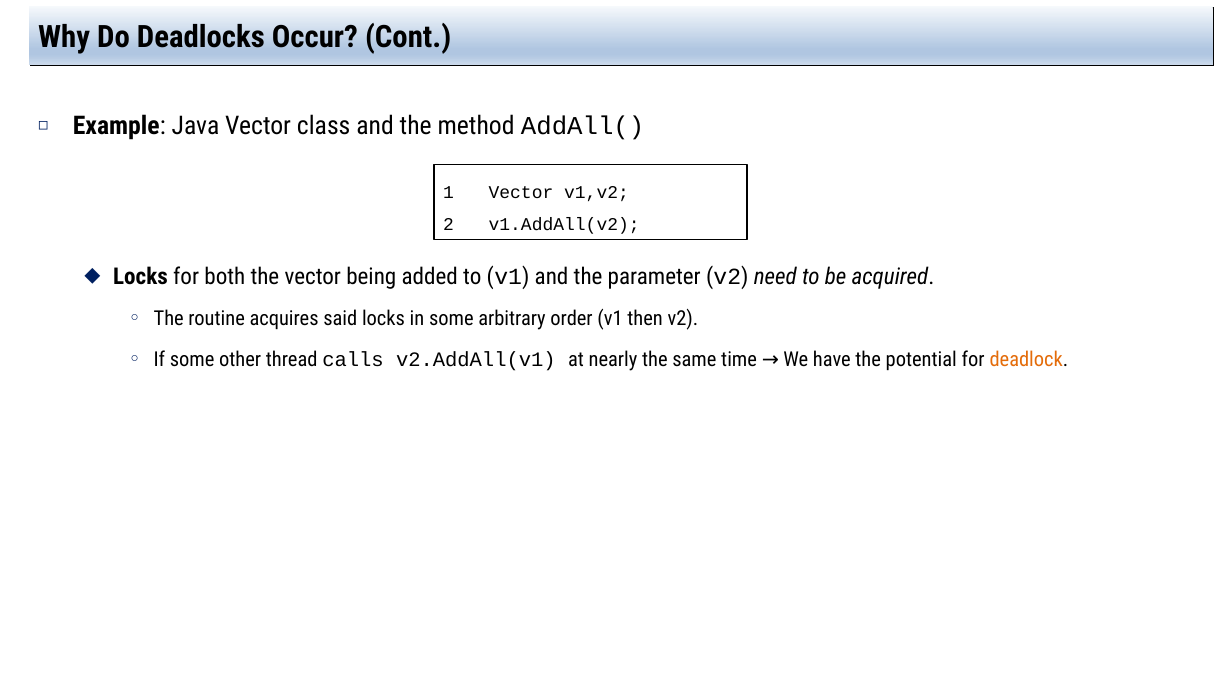
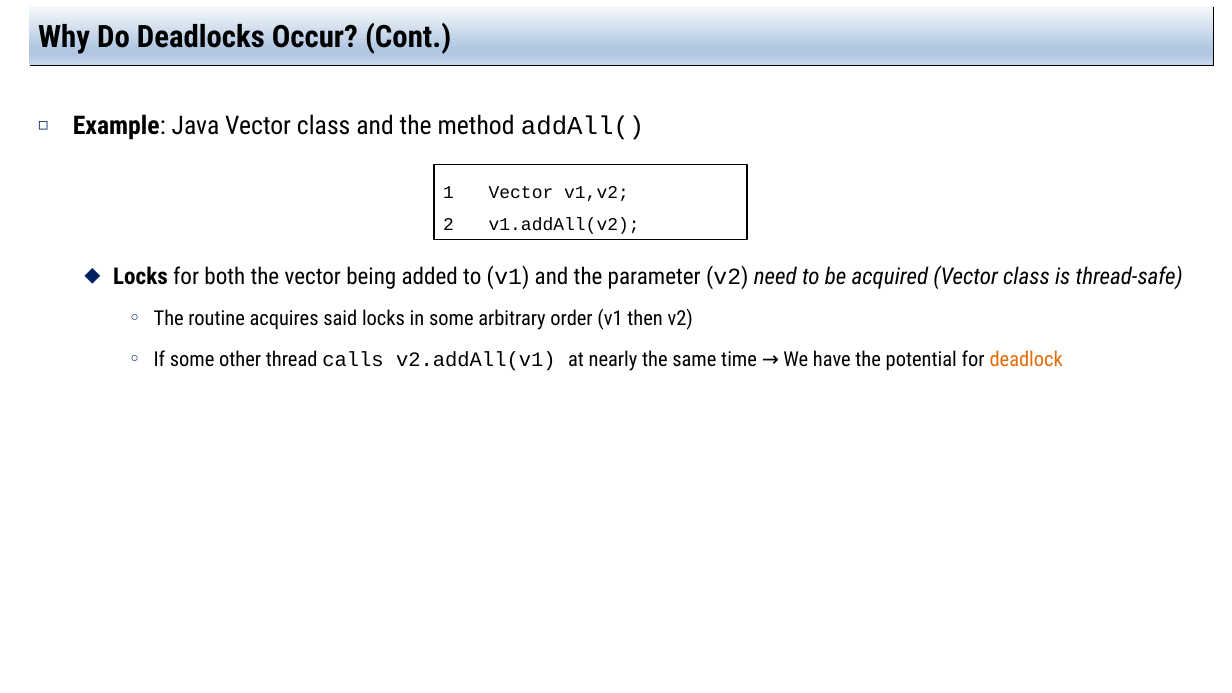
Before and after one commit to jachermocilla/extra-course-materials, a slide deck: slide 15 of cmsc125/ostep/slides/02.Concurrency/32.Common_Concurrency_Problems.pptx. Drawn at 1232x693 pixels with LibreOffice and Linux fonts; fonts in the diff are those of the drawing. Boxes give left, top, right and bottom in pixels: in the first picture for what was removed or moved away, otherwise in the second. Text is boxed around its words. In the diff, an @@ line names an element or a change of style, - is before the commit and + after.

```diff
--- a/cmsc125/ostep/slides/02.Concurrency/32.Common_Concurrency_Problems.pptx
+++ b/cmsc125/ostep/slides/02.Concurrency/32.Common_Concurrency_Problems.pptx
@@ text at [73, 114, 1183, 371]: text changed @@
-◻ Example: Java Vector class and the method AddAll()
-  ⬥ Locks for both the vector being added to (v1) and the parameter (v2) need to be acquired.
-    ○ The routine acquires said locks in some arbitrary order (v1 then v2).
-    ○ If some other thread calls v2.AddAll(v1) at nearly the same time → We have the potential for deadlock.
+◻ Example: Java Vector class and the method addAll()
+  ⬥ Locks for both the vector being added to (v1) and the parameter (v2) need to be acquired (Vector class is thread-safe)
+    ○ The routine acquires said locks in some arbitrary order (v1 then v2)
+    ○ If some other thread calls v2.addAll(v1) at nearly the same time → We have the potential for deadlock
@@ text in rectangle at [489, 218, 640, 234]: text changed @@
-2 v1.AddAll(v2);
+2 v1.addAll(v2);
```
Also in this commit, not shown: 21 other slides changed, 1 other file.
